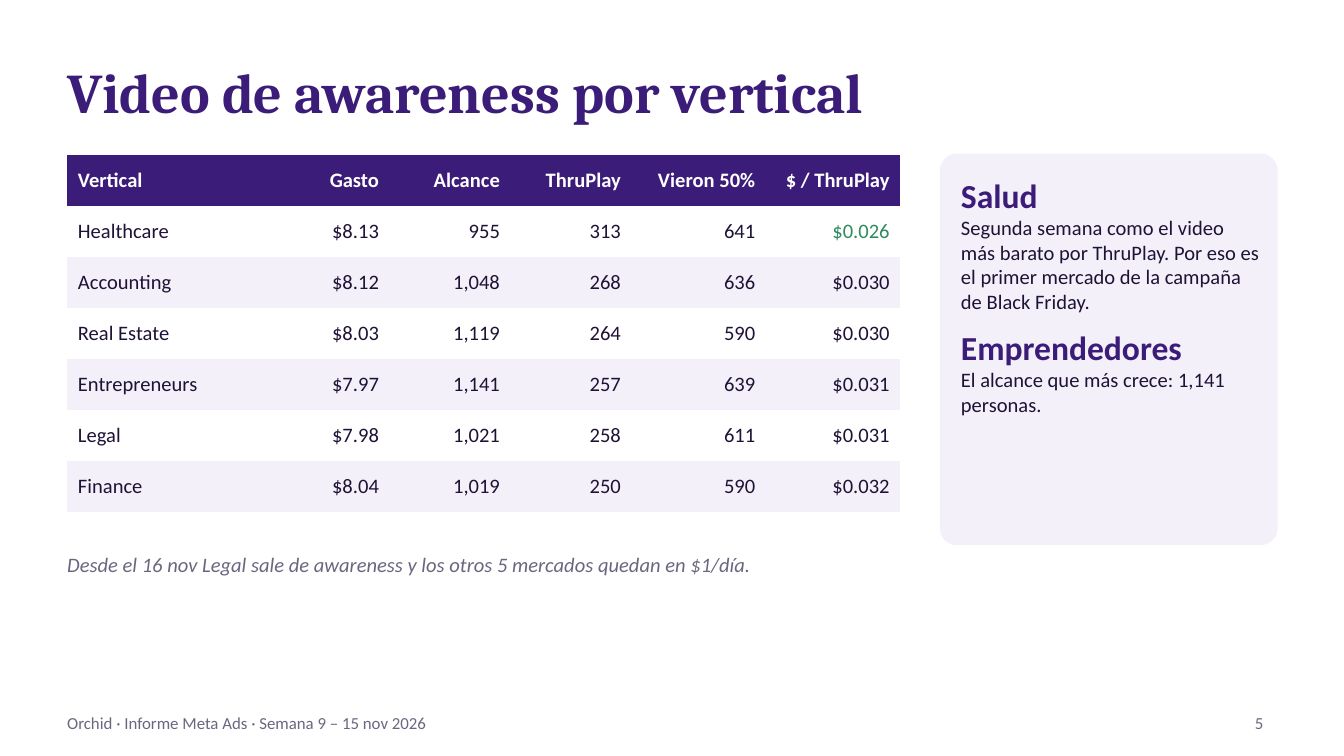
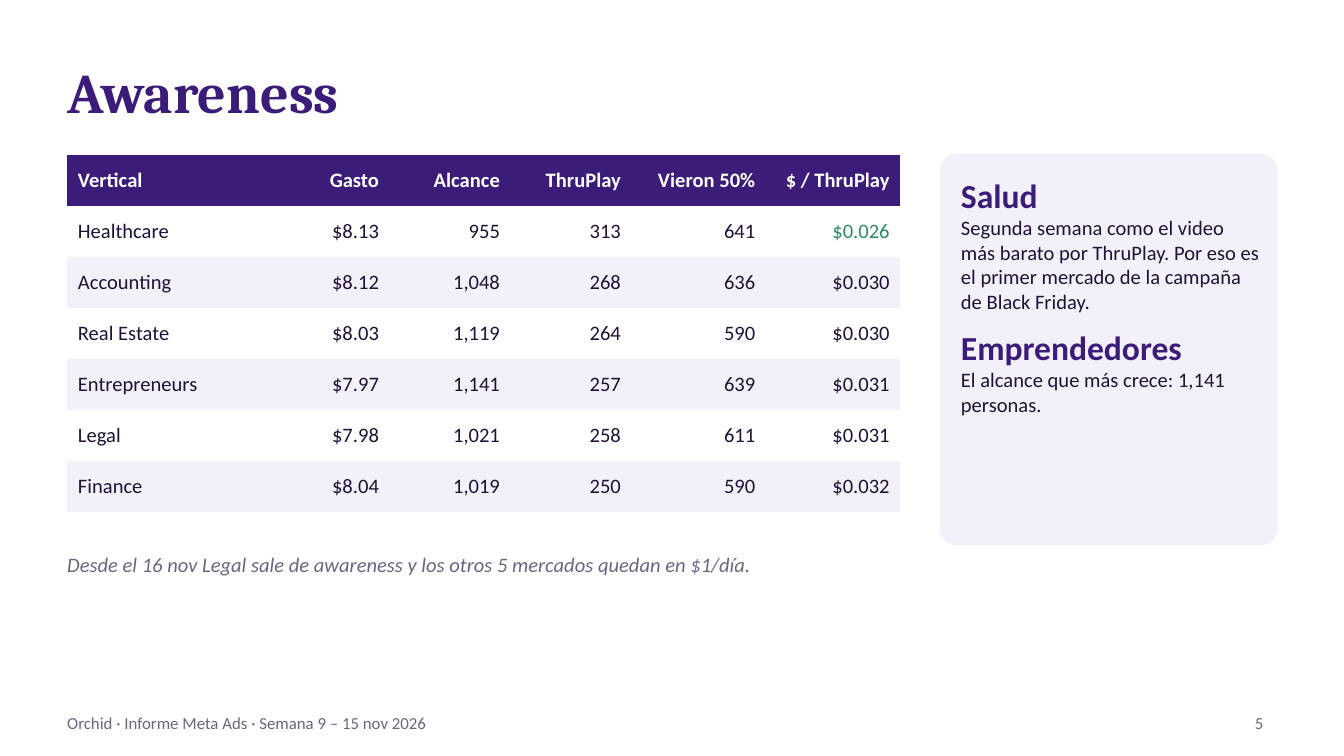
Before and after one commit to manlizard-sys/MetaADS2026, a slide deck: slide 5 of build/reports/informes/Informe_Meta_Ads_Orchid_2026-11-16.pptx. Drawn at 1344x756 pixels with LibreOffice and Linux fonts; fonts in the diff are those of the drawing. Boxes give left, top, right and bottom in pixels: in the first picture for what was removed or moved away, otherwise in the second. Text is boxed around its words. In the diff, an @@ line names an element or a change of style, - is before the commit and + after.

```diff
--- a/build/reports/informes/Informe_Meta_Ads_Orchid_2026-11-16.pptx
+++ b/build/reports/informes/Informe_Meta_Ads_Orchid_2026-11-16.pptx
@@ title at <box>67,75,339,114</box>: text changed @@
-Video de awareness por vertical
+Awareness
```
Also in this commit, not shown: 8 other slides changed, 1 slide added, 3 other files.
